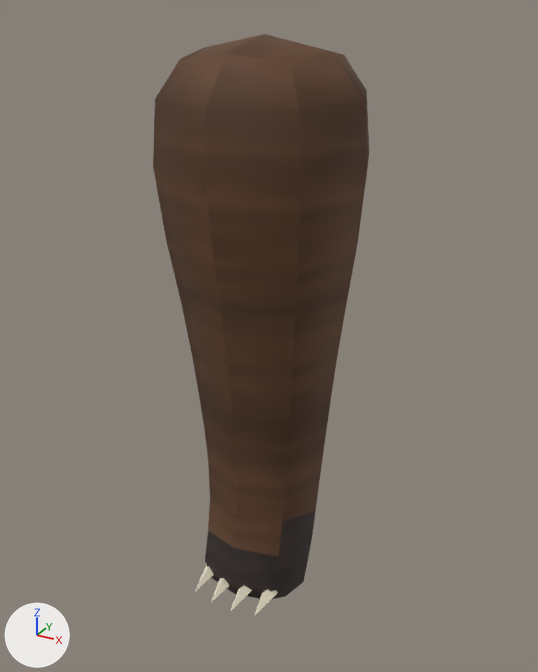
Before and after pictures for a commit that changed the FBX model Export/Meshes/Animals/SM_Bear_LegF.fbx.
Both versions are drawn from a 50 mm lens placed at (2.73, -4.91, 2.7), pointed at (0.02, 0.04, 0.23). The axes (+X, +Y, +Z) are drawn at lower left. The lights are the same throughout. The older version comes first.

In view in the first picture: 'SM_Bear_LegF'.
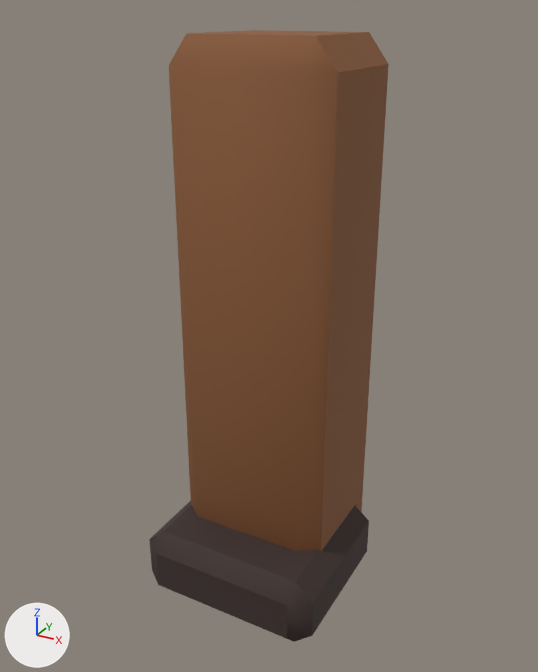
The change, as a list of edits to the scene's bpy script:
```text
Change me_sm_bear_legf:
    used by ob_sm_bear_legf; location = (0.0, 0.0, 0.0)
    remove me_sm_bear_legf.from_pydata(...)  # 126 vertices, 124 faces; spans x -0.81..0.81, y -0.81..0.82, z -2.16..2.54
    add me_sm_bear_legf.from_pydata(...)  # 48 vertices, 52 faces; spans x -0.81..0.81, y -0.81..0.82, z -2.16..2.54
    me_sm_bear_legf part 1: the loose piece of 106 vertices spanning x -0.81..0.81, y -0.8..0.82, z -2.16..2.54 is rebuilt with 24 vertices and now spans x -0.67..0.67, y -0.35..0.82, z -2.04..2.54
    me_sm_bear_legf part 2: a new loose piece of 24 vertices spanning x -0.81..0.81, y -0.81..0.64, z -2.16..-1.52, in mat_m_survivalatlas_embed (picture img_t_survivalatlas_color_embed256_png)
    me_sm_bear_legf part 3: the loose piece of 5 vertices spanning x -0.17..-0.03, y -0.81..-0.5, z -2.0..-1.87 is deleted
    me_sm_bear_legf part 4: the loose piece of 5 vertices spanning x -0.37..-0.23, y -0.74..-0.44, z -2.01..-1.88 is deleted
    me_sm_bear_legf part 5: the loose piece of 5 vertices spanning x 0.03..0.17, y -0.8..-0.49, z -2.01..-1.87 is deleted
    me_sm_bear_legf part 6: the loose piece of 5 vertices spanning x 0.23..0.37, y -0.74..-0.44, z -2.01..-1.88 is deleted
```

Where the change shows, as pixel boxes [x1, y1, x2, y2] in the pictures (538 x 672 px):
'SM_Bear_LegF', reshaped (11% wider)
    before: [153, 34, 369, 616]
    after: [149, 30, 389, 642]
part 1 of me_sm_bear_legf, rebuilt (8% shorter)
    before: [153, 34, 369, 599]
    after: [169, 30, 389, 552]
part 2 of me_sm_bear_legf, added
    after: [149, 501, 369, 642]
part 3 of me_sm_bear_legf, deleted
    before: [210, 578, 230, 603]
part 4 of me_sm_bear_legf, deleted
    before: [195, 565, 214, 591]
part 5 of me_sm_bear_legf, deleted
    before: [231, 586, 252, 610]
part 6 of me_sm_bear_legf, deleted
    before: [254, 590, 278, 616]
